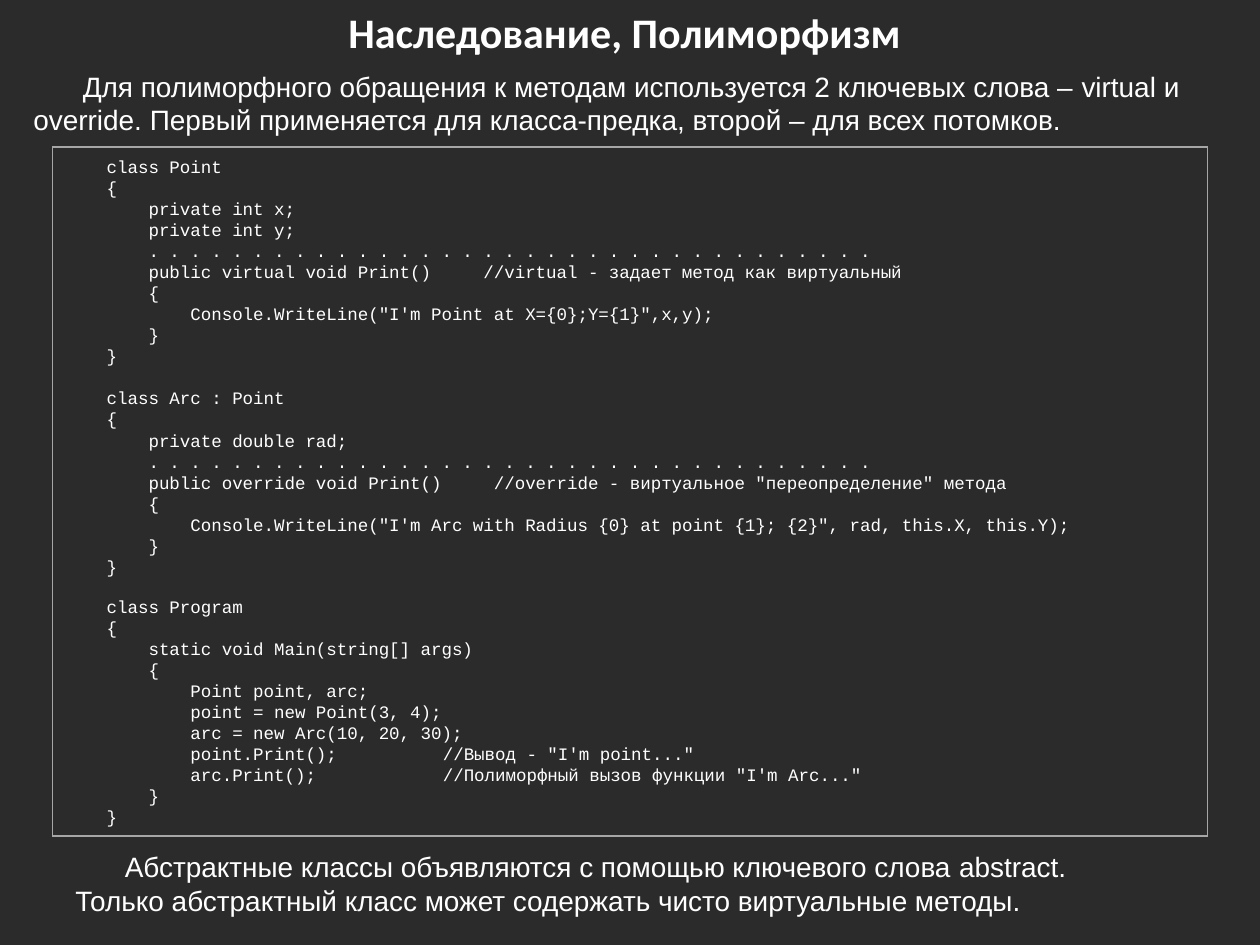
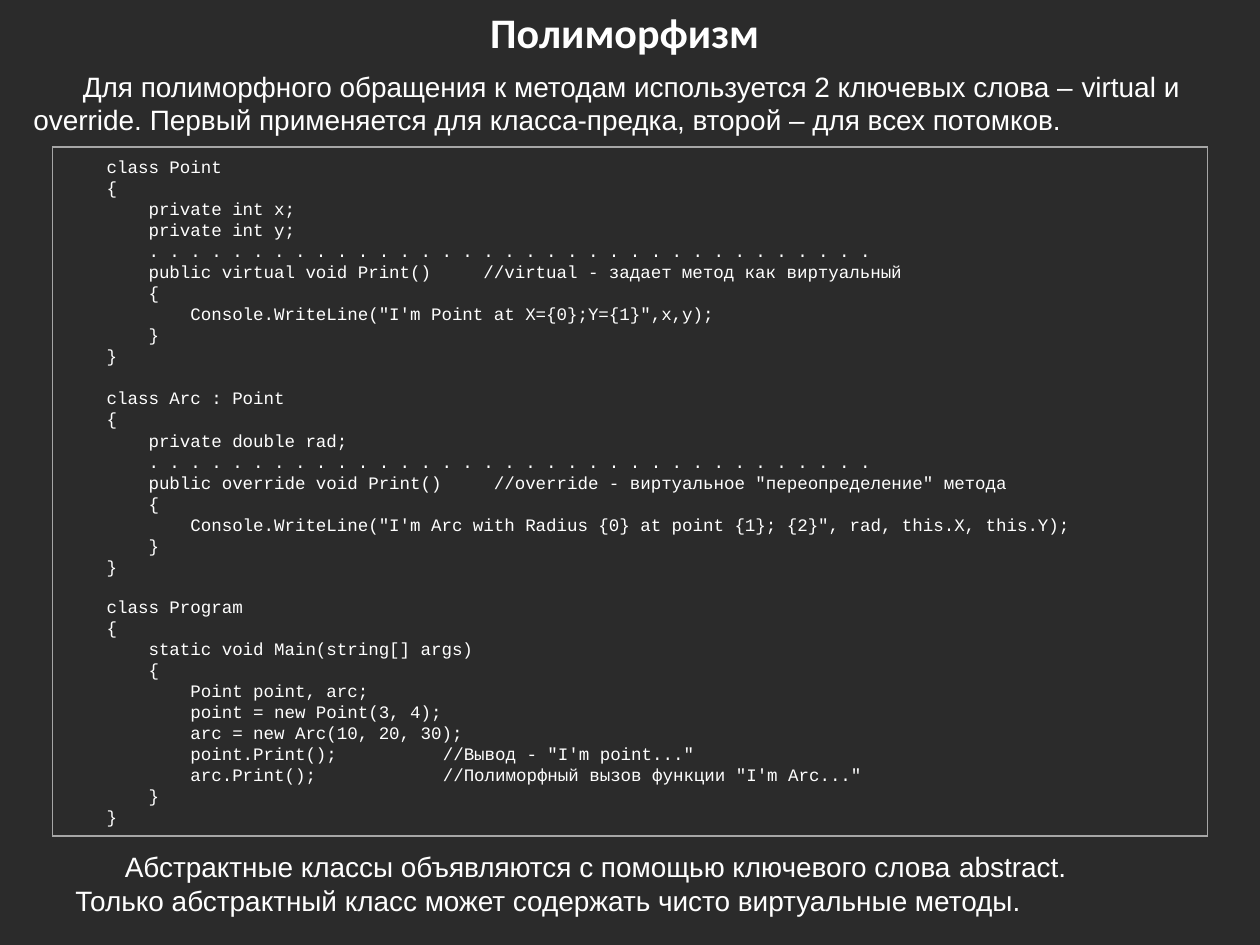
Before and after one commit to bazile/Training, a slide deck: slide 15 of Presentation/lesson-02-oop.pptx (slide 12 before the commit). Drawn at 1260x945 pixels with LibreOffice and Linux fonts; fonts in the diff are those of the drawing; background and template pictures are left out; a plain dark background stands for a picture behind light text. Boxes give left, top, right and bottom in pixels: in the first picture for what was removed or moved away, otherwise in the second. Text is boxed around its words. In the diff, an @@ line names an element or a change of style, - is before the commit and + after.

```diff
--- a/Presentation/lesson-02-oop.pptx
+++ b/Presentation/lesson-02-oop.pptx
@@ text at (x1=490, y1=19, x2=759, y2=55): text changed @@
-Наследование, Полиморфизм
+Полиморфизм
```
Also in this commit, not shown: 3 other slides changed, 3 slides added, 1 other file.
